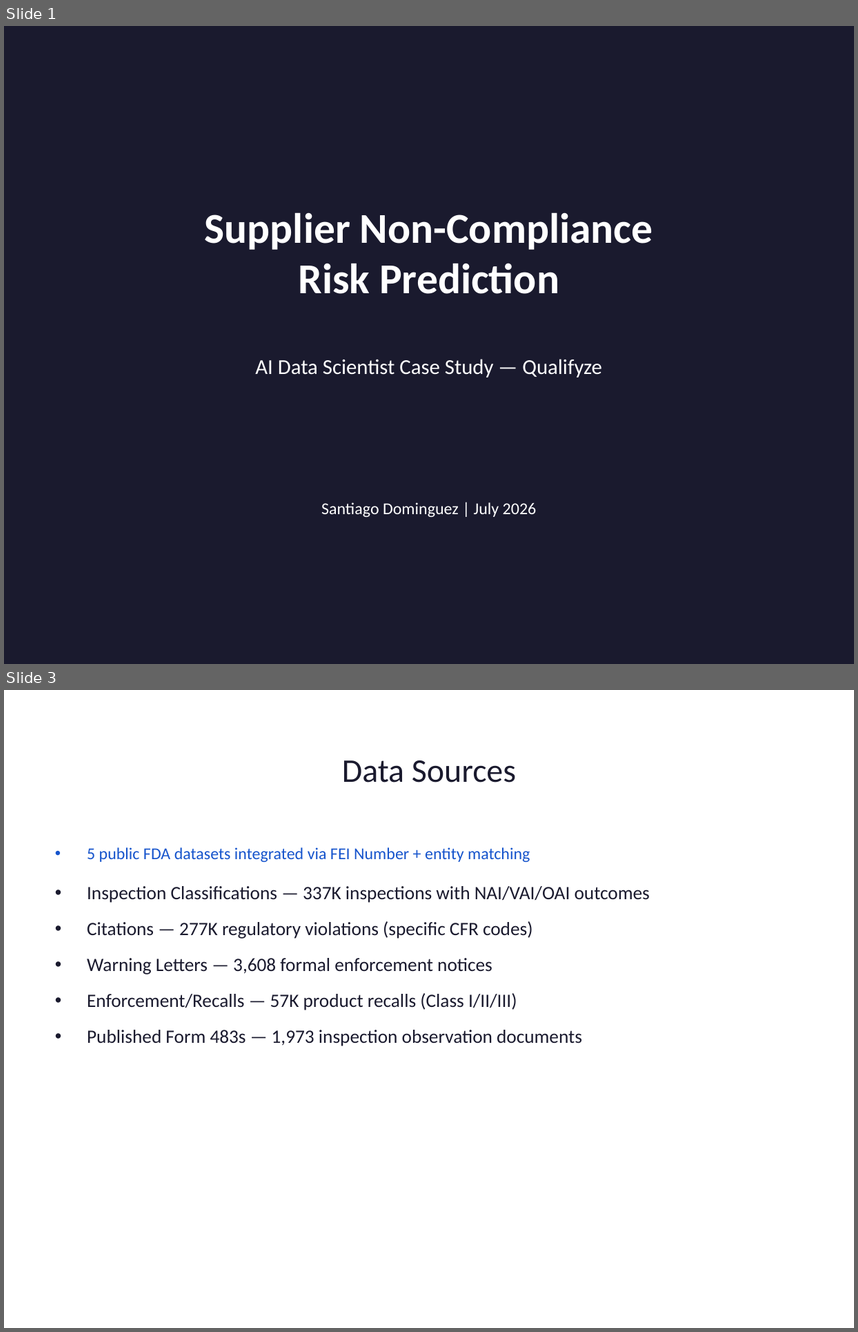
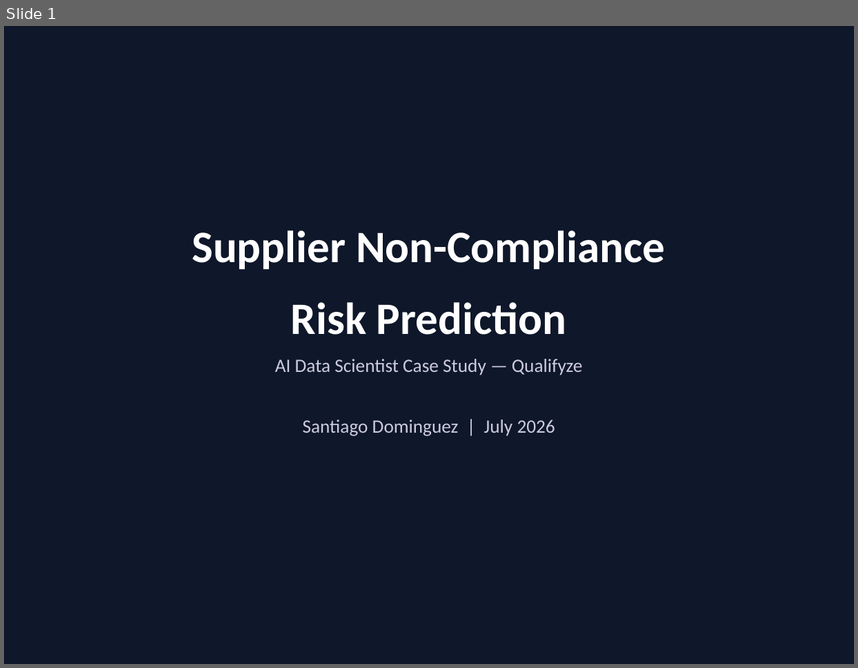
Before and after one commit to santiago-dc/qualifyze-case-study, a slide deck: reports/presentation.pptx. Shown one above the other, each under a label of ours: slides 1 and 3 before the commit, slide 1 after it; the slides between them are not shown. The pictures are 858x1332 and 858x668 pixels, drawn with LibreOffice and Linux fonts; fonts in the diff are those of the drawing. Boxes give left, top, right and bottom in pixels: in the first picture for what was removed or moved away, otherwise in the second. Text is boxed around its words. In the diff, an @@ line names an element or a change of style, - is before the commit and + after.

Commit message:
Update docs and improve presentation design (#3)

```diff
--- a/reports/presentation.pptx
+++ b/reports/presentation.pptx
@@ slide 3 removed at [4,690,854,1328], background #FFFFFF @@
@@ title removed at [342,760,516,782] @@
-Data Sources
@@ text removed at [87,847,650,1046] @@
-• 5 public FDA datasets integrated via FEI Number + entity matching
-• Inspection Classifications — 337K inspections with NAI/VAI/OAI outcomes
-• Citations — 277K regulatory violations (specific CFR codes)
-• Warning Letters — 3,608 formal enforcement notices
-• Enforcement/Recalls — 57K product recalls (Class I/II/III)
-• Published Form 483s — 1,973 inspection observation documents
@@ slide 1 changed as well @@
@@ background #1A1A2E to #0F172A @@
@@ text at [192,230,665,334]: text changed; size 36 to 38 pt @@
-Supplier Non-Compliance
-Risk Prediction
+Supplier Non-Compliance
+Risk Prediction
@@ text at [275,359,583,375]: size 18 to 16 pt, text colour #FFFFFF to #CCCCDD in "AI Data Scientist Case Study — Qualifyze"; more space between paragraphs @@
@@ text at [303,419,555,436]: paragraph added @@
+Santiago Dominguez | July 2026
@@ text removed at [321,502,537,517] @@
-Santiago Dominguez | July 2026
```
Also in this commit, not shown: 4 other slides changed, 13 slides added, 9 other slides removed, 3 other files.
